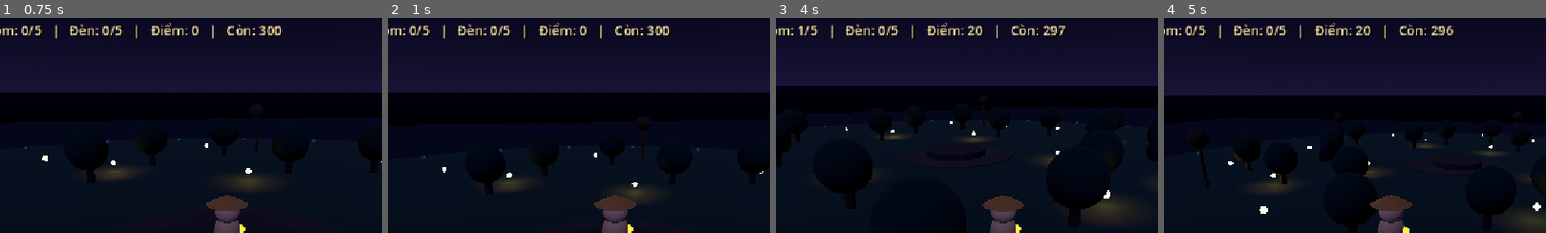
Above: before the commit, frames 1-4 (left to right).
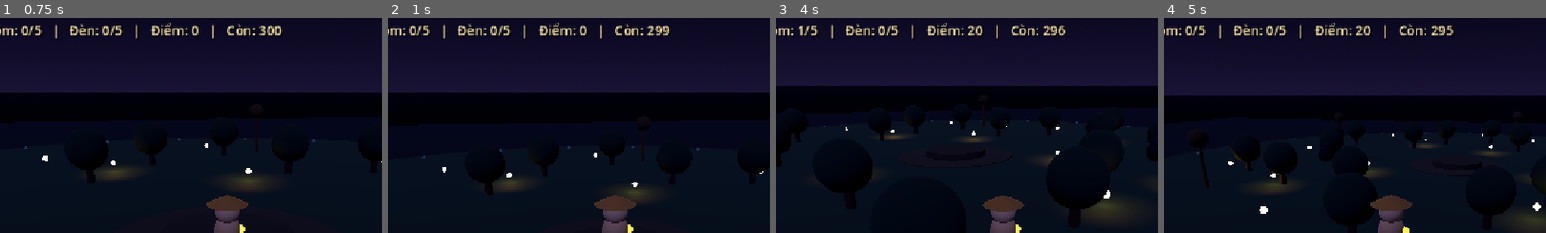
Above: after the commit, the same moments.

Repository: ViTL-AI26/K5-L3A-DAY12-TruongLoiVi-2A202603441-AI-SDLC-Dao-Den-Long
Game: Godot game, scene res://scenes/main.tscn
Same seed, same stepped clock (60 frames per second), same inputs: the game is played once before the commit and once after it.
Inputs (mouse positions are % of the whole screen's width and height, from its top left):
- Up to frame 1 (0.75 s): tap Enter at 0.5 s; move the mouse to (55, 50) at 0.52 s; hold W from 0.53 s (still down); hold R from 0.53 s (still down); click (55, 50) at 0.67 s
- Up to frame 2 (1 s): keep holding W; keep holding R; tap Space at 0.77 s
- Up to frame 3 (4 s): keep holding W; move the mouse to (45, 50) at 1.27 s; release R at 1.28 s; tap E at 1.35 s; tap Space at 1.52, 3.02, 3.77 s; move the mouse to (52, 48) at 2.02 s; hold Q 2.03-2.78 s; move the mouse to (49, 52) at 2.77 s; tap R at 2.85 s; click (49, 52) at 2.92 s; move the mouse to (57, 51) at 3.52 s; hold E from 3.53 s (still down)
- Up to frame 4 (5 s): keep holding W; move the mouse to (42, 49) at 4.27 s; release E at 4.28 s; tap Q at 4.35 s; tap Space at 4.52 s
The pictures show only the part of the screen within x 20-70%, y 2-52%; the shares and areas given below are measured in that part.

Frame 1 is identical in both runs. In frame 2, 0.1% of the frame differs, in the area x 68-74%, y 4-9%; in frame 3, less than 0.1%; in frame 4, less than 0.1%.

Commit message:
Complete Phase 1 contract verification

Diff:
--- a/scripts/core/game_state.gd
+++ b/scripts/core/game_state.gd
@@ -4,6 +4,7 @@
 var sim_tick: int = 0
 var state: String = "playing"
 var time_left_s: float = 300.0
+var initial_time_left_s: float = 300.0
 var score: int = 0
 
 var player_pos: Vector3 = Vector3.ZERO
--- a/scripts/core/simulation.gd
+++ b/scripts/core/simulation.gd
@@ -29,8 +29,11 @@
 const GameStateScript = preload("res://scripts/core/game_state.gd")
 const RNGScript = preload("res://scripts/core/rng.gd")
 
-var game_state: GameState
-var rng: SeededRNG
+# Do not rely on Godot's editor-generated global class cache here.  The
+# headless contract invokes this script directly, before that cache is
+# necessarily available on a clean clone.
+var game_state
+var rng
 
 var events: Array[Dictionary] = []
 
@@ -47,7 +50,8 @@
 func initialize(seed_value: int, duration_s: float = -1.0) -> void:
 	tuning = _load_tuning()
 	game_state = GameStateScript.new()
-	game_state.time_left_s = _number("night1_duration_s", NIGHT_DURATION_S) if duration_s < 0.0 else duration_s
+	game_state.initial_time_left_s = _number("night1_duration_s", NIGHT_DURATION_S) if duration_s < 0.0 else duration_s
+	game_state.time_left_s = game_state.initial_time_left_s
 	game_state.flames = int(tuning.get("flames", 3))
 
 	rng = RNGScript.new()
@@ -92,7 +96,10 @@
 		_invuln_remaining -= 1
 
 	game_state.sim_tick += 1
-	game_state.time_left_s = maxf(0.0, game_state.time_left_s - (1.0 / float(TICK_RATE)))
+	game_state.time_left_s = maxf(
+		0.0,
+		game_state.initial_time_left_s - float(game_state.sim_tick) / float(TICK_RATE)
+	)
 	_evaluate_terminal()
 
 
@@ -339,11 +346,20 @@
 
 
 func _number(key: String, fallback: float) -> float:
-	return float(tuning.get(key, fallback))
+	return float(_tuning_value(key, fallback))
 
 
 func _integer(key: String, fallback: int) -> int:
-	return int(tuning.get(key, fallback))
+	return int(_tuning_value(key, fallback))
+
+
+func _tuning_value(key: String, fallback: Variant) -> Variant:
+	var value: Variant = tuning
+	for segment in key.split("."):
+		if not value is Dictionary or not value.has(segment):
+			return fallback
+		value = value[segment]
+	return value
 
 
 func _load_tuning() -> Dictionary:
@@ -361,15 +377,15 @@
 func _evaluate_terminal() -> void:
 	if game_state.state != "playing":
 		return
-	var all_lit := game_state.lanterns.size() == 5
+	var all_lit: bool = game_state.lanterns.size() == 5
 	for lantern in game_state.lanterns:
 		if not bool(lantern.get("lit", false)):
 			all_lit = false
 			break
 	if all_lit:
 		game_state.state = "won"
-		var time_bonus := int(floor(game_state.time_left_s)) * _integer("score.per_second_left", 2)
-		var flame_bonus := game_state.flames * _integer("score.per_flame_left", 50)
+		var time_bonus: int = int(floor(game_state.time_left_s)) * _integer("score.per_second_left", 2)
+		var flame_bonus: int = game_state.flames * _integer("score.per_flame_left", 50)
 		game_state.score += time_bonus + flame_bonus
 		events.append({
 			"type":"game_over", "tick":game_state.sim_tick,
--- a/scripts/headless/main.gd
+++ b/scripts/headless/main.gd
@@ -247,7 +247,11 @@
 		Vector3(11,0,11), Vector3(-12,0,10), Vector3(3,0,-9),
 		Vector3(-5,0,-13), Vector3(15,0,-4), Vector3(-16,0,-3),
 		Vector3(0,0,16), Vector3(8,0,-15), Vector3(-10,0,-16),
-		Vector3(17,0,8), Vector3(-18,0,7), Vector3(4,0,21)
+		Vector3(17,0,8), Vector3(-18,0,7), Vector3(4,0,21),
+		Vector3(5,0,13), Vector3(-8,0,17), Vector3(13,0,-11),
+		Vector3(-14,0,-12), Vector3(20,0,1), Vector3(-21,0,0),
+		Vector3(2,0,-20), Vector3(20,0,13), Vector3(-20,0,14),
+		Vector3(10,0,21)
 	]
 	for i in range(positions.size()):
 		sim.game_state.motes.append({"id":"M%d" % (i+1), "pos":positions[i]})
@@ -305,7 +309,8 @@
 		if not _is_number(time_value) or float(time_value) < 0.0:
 			_fail("time_left_s must be a non-negative number.")
 			return false
-		sim.game_state.time_left_s = float(time_value)
+		sim.game_state.initial_time_left_s = float(time_value)
+		sim.game_state.time_left_s = sim.game_state.initial_time_left_s
 
 	for boolean_field in ["random_motes", "random_shades"]:
 		if scenario.has(boolean_field) and not scenario[boolean_field] is bool:
--- /dev/null
+++ b/tests/fixtures/deposit-inputs.json
@@ -0,0 +1,6 @@
+{
+  "frames": [
+    {"tick": 0, "interact": true},
+    {"tick": 1, "interact": false}
+  ]
+}
--- /dev/null
+++ b/tests/fixtures/deposit-scenario.json
@@ -0,0 +1,8 @@
+{
+  "player": {"pos": [0, 0, 0], "carried": 5, "flames": 3},
+  "random_motes": false,
+  "random_shades": false,
+  "motes": [],
+  "shades": [],
+  "lanterns": [{"id": "L1", "pos": [0, 0, 0], "deposited": 0}]
+}
--- /dev/null
+++ b/tests/fixtures/invalid-inputs.json
@@ -0,0 +1,5 @@
+{
+  "frames": [
+    {"tick": 0, "move": [2, 0]}
+  ]
+}
--- /dev/null
+++ b/tests/fixtures/pickup-scenario.json
@@ -0,0 +1,7 @@
+{
+  "player": {"pos": [0, 0, 0], "carried": 0, "flames": 3},
+  "random_motes": false,
+  "random_shades": false,
+  "motes": [[0, 0, 0]],
+  "shades": []
+}
--- /dev/null
+++ b/tests/fixtures/win-scenario.json
@@ -0,0 +1,14 @@
+{
+  "player": {"pos": [0, 0, 0], "carried": 0, "flames": 3},
+  "random_motes": false,
+  "random_shades": false,
+  "motes": [],
+  "shades": [],
+  "lanterns": [
+    {"id": "L1", "lit": true},
+    {"id": "L2", "lit": true},
+    {"id": "L3", "lit": true},
+    {"id": "L4", "lit": true},
+    {"id": "L5", "lit": true}
+  ]
+}
Not shown, added: docs/evidence/phase-1/logs/contract-checks.txt
Not shown, changed: CHANGELOG.md
Not shown, changed: docs/evidence/phase-1/logs/smoke.jsonl
Not shown, added: tests/run_contract_checks.sh
